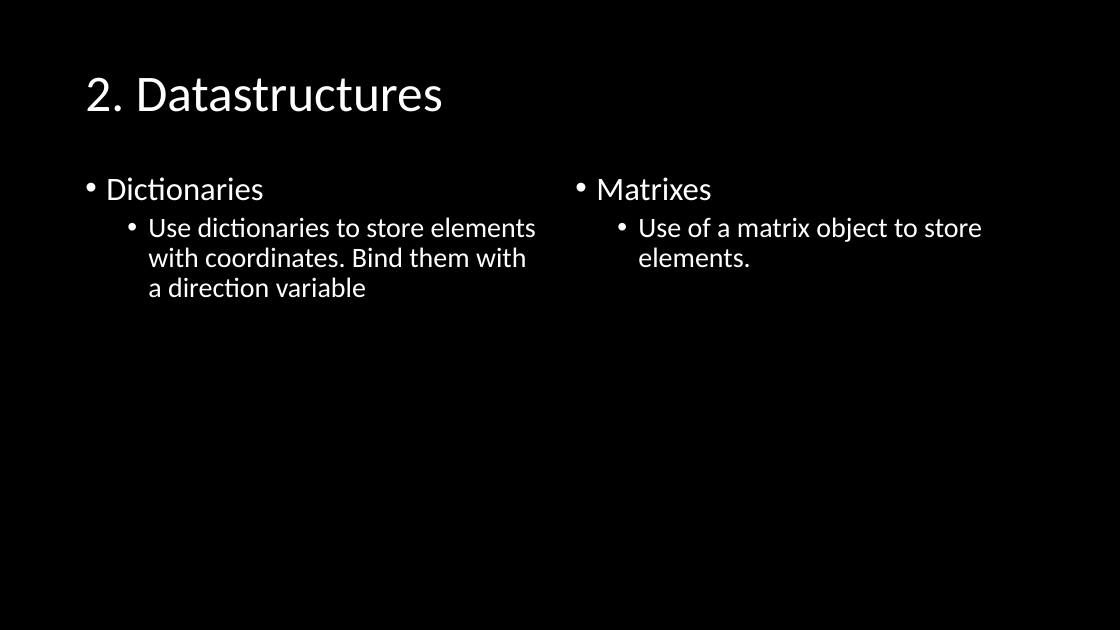
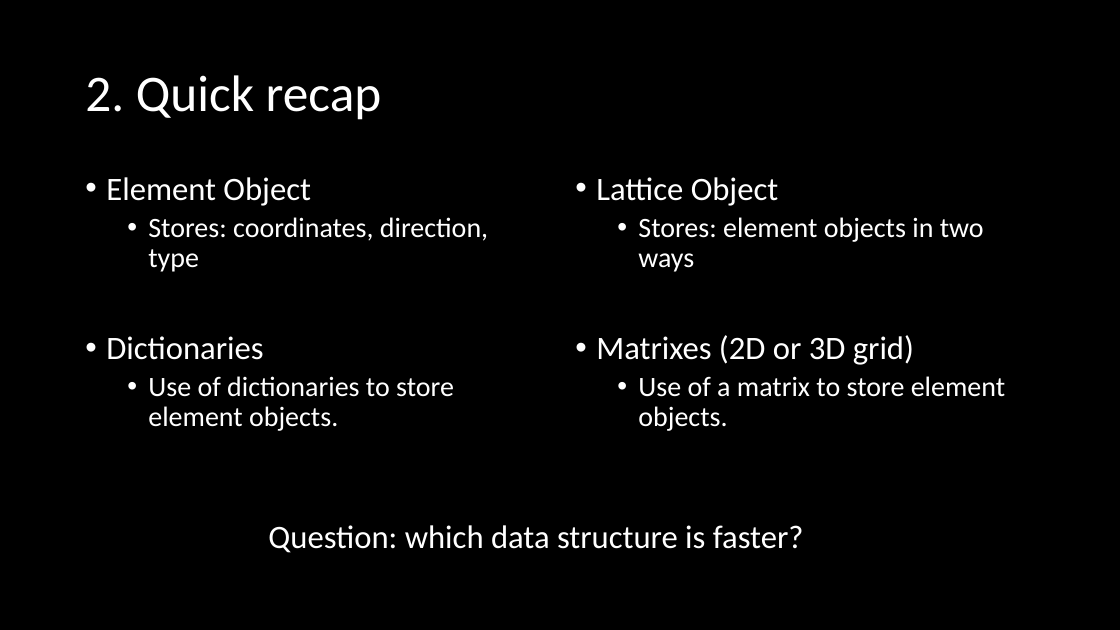
Before and after one commit to Loek21/Protein-Pow-d-er, a slide deck: slide 7 of Documentation/PPP, Week 2, Meeting 1.pptx. Drawn at 1120x630 pixels with LibreOffice and Linux fonts; fonts in the diff are those of the drawing. Boxes give left, top, right and bottom in pixels: in the first picture for what was removed or moved away, otherwise in the second. Text is boxed around its words. In the diff, an @@ line names an element or a change of style, - is before the commit and + after.

Commit message:
updated ppp

```diff
--- a/Documentation/PPP, Week 2, Meeting 1.pptx
+++ b/Documentation/PPP, Week 2, Meeting 1.pptx
@@ title at (x1=85, y1=75, x2=382, y2=120): text changed @@
-2. Datastructures
+2. Quick recap
@@ text at (x1=106, y1=177, x2=488, y2=272): text changed @@
-• Dictionaries
-  • Use dictionaries to store elements with coordinates. Bind them with a direction variable
+• Element Object
+  • Stores: coordinates, direction, type
@@ text at (x1=596, y1=177, x2=984, y2=272): text changed @@
-• Matrixes
-  • Use of a matrix object to store elements.
+• Lattice Object
+  • Stores: element objects in two ways
@@ text added at (x1=106, y1=336, x2=454, y2=431), 24 pt, text #FFFFFF @@
+• Dictionaries
+  • Use of dictionaries to store element objects.
@@ text added at (x1=596, y1=335, x2=1005, y2=431), 24 pt, text #FFFFFF @@
+• Matrixes (2D or 3D grid)
+  • Use of a matrix to store element objects.
@@ text added at (x1=268, y1=525, x2=804, y2=553), 28 pt, text #FFFFFF @@
+Question: which data structure is faster?
```
Also in this commit, not shown: 3 slides added.
